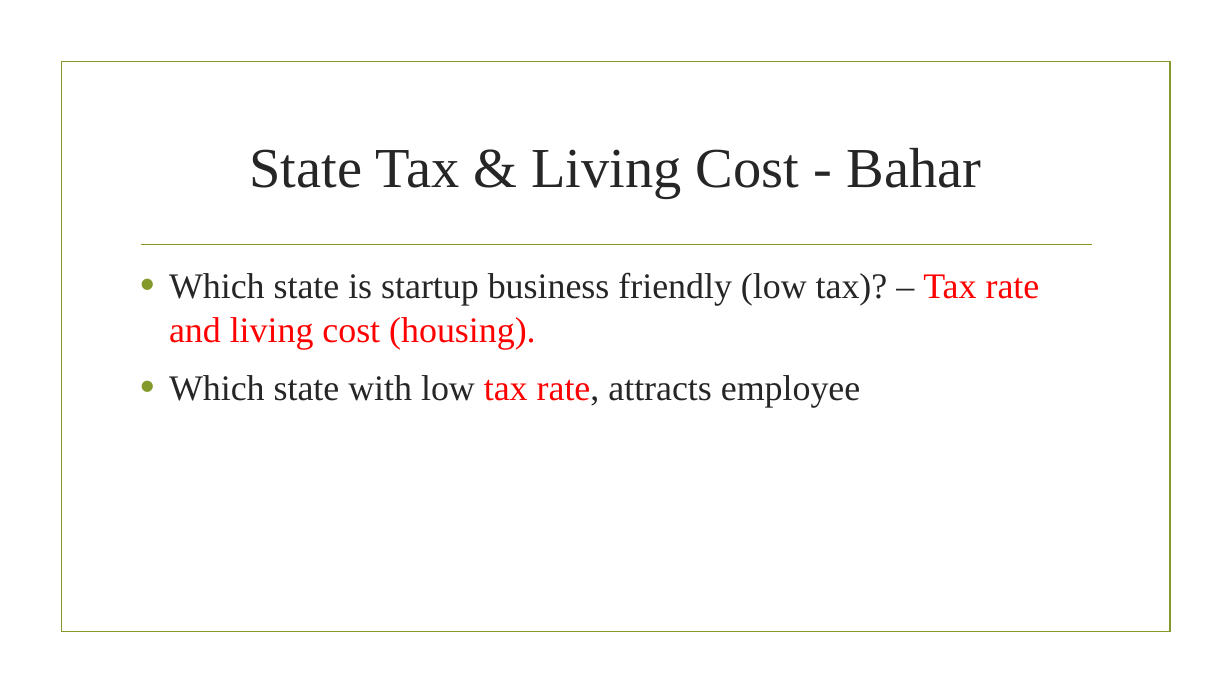
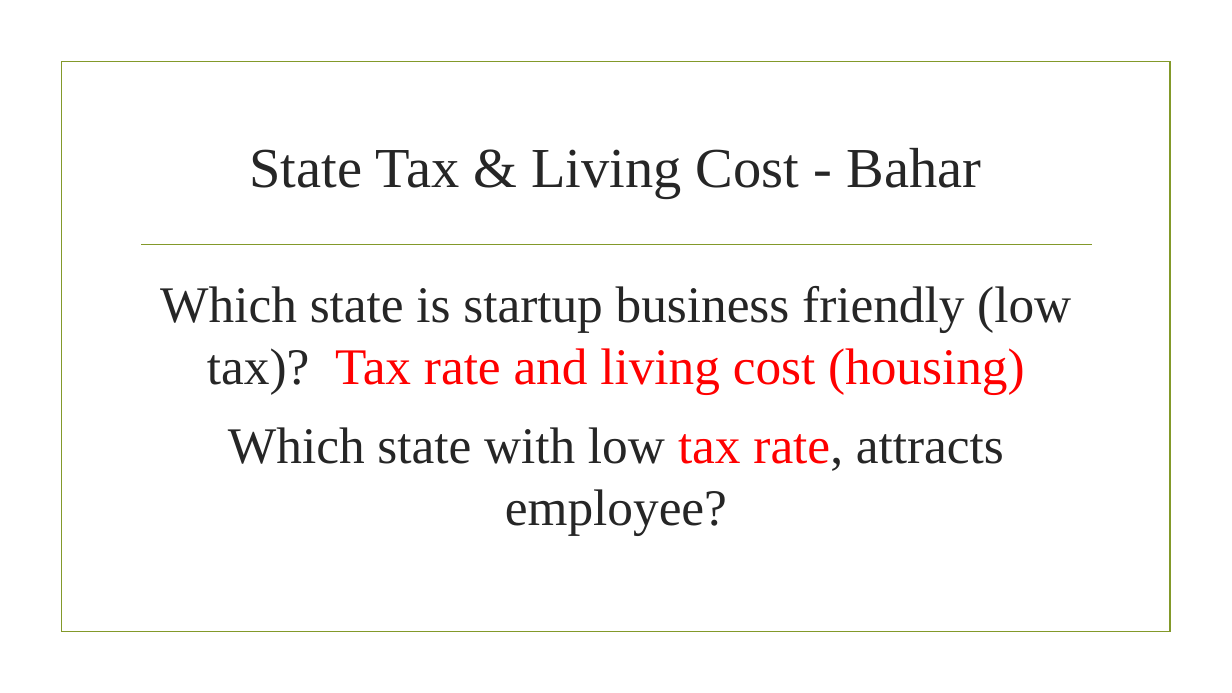
Before and after one commit to prakashbalasubramaniam/The_Incredible_Quad, a slide deck: slide 14 of Working_Presentation.pptx (slide 11 before the commit). Drawn at 1232x693 pixels with LibreOffice and Linux fonts; fonts in the diff are those of the drawing; background and template pictures are left out. Boxes give left, top, right and bottom in pixels: in the first picture for what was removed or moved away, otherwise in the second. Text is boxed around its words. In the diff, an @@ line names an element or a change of style, - is before the commit and + after.

Commit message:
Update Working_Presentation with conclusion and BestStateChoice2018.pptx

```diff
--- a/Working_Presentation.pptx
+++ b/Working_Presentation.pptx
@@ text at bbox=[160, 286, 1071, 535]: text changed; size 28 to 40 pt @@
-• Which state is startup business friendly (low tax)? – Tax rate and living cost (housing).
-• Which state with low tax rate, attracts employee
+Which state is startup business friendly (low tax)? Tax rate and living cost (housing)
+Which state with low tax rate, attracts employee?
```
Also in this commit, not shown: 4 other slides changed, 10 slides added, 3 slides removed, 1 other file.
